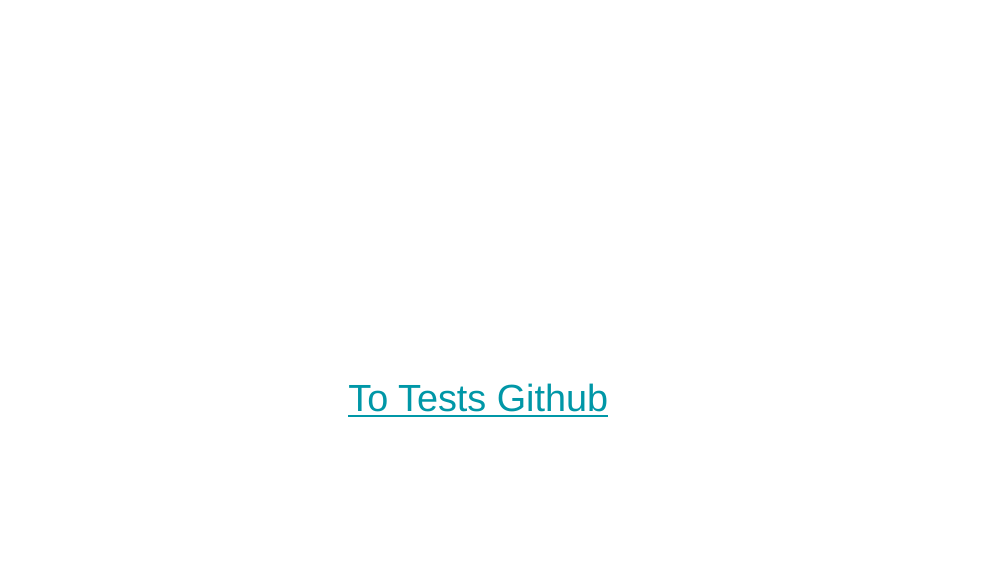
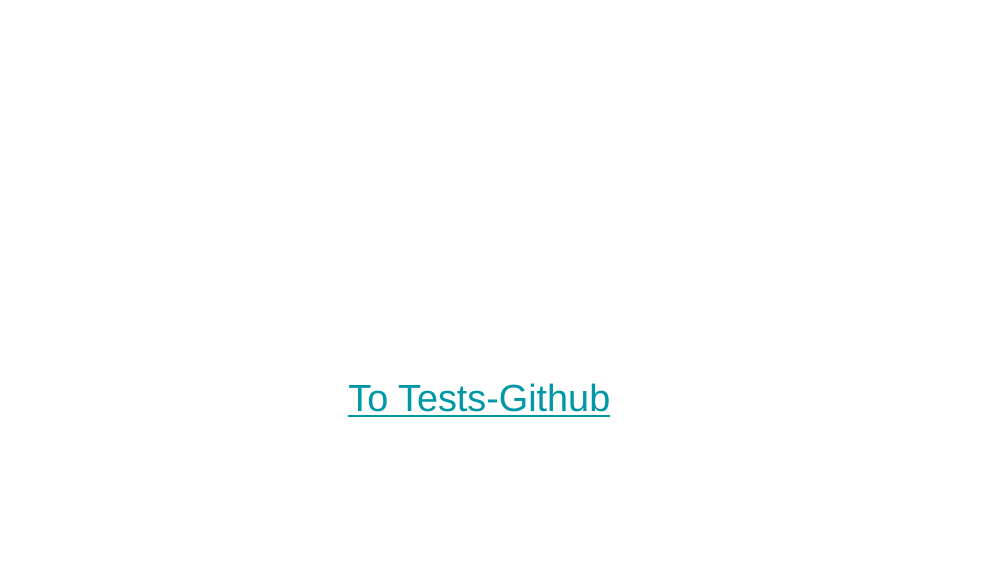
Before and after one commit to samar123419/QA_Automation_middle_project, a slide deck: slide 6 of middle presentation.pptx. Drawn at 1008x567 pixels with LibreOffice and Linux fonts; fonts in the diff are those of the drawing; background and template pictures are left out. Boxes give left, top, right and bottom in pixels: in the first picture for what was removed or moved away, otherwise in the second. Text is boxed around its words. In the diff, an @@ line names an element or a change of style, - is before the commit and + after.

```diff
--- a/middle presentation.pptx
+++ b/middle presentation.pptx
@@ text at bbox=[348, 383, 610, 417]: text changed @@
-To Tests Github
+To Tests-Github
```
Also in this commit, not shown: 2 other slides changed.
